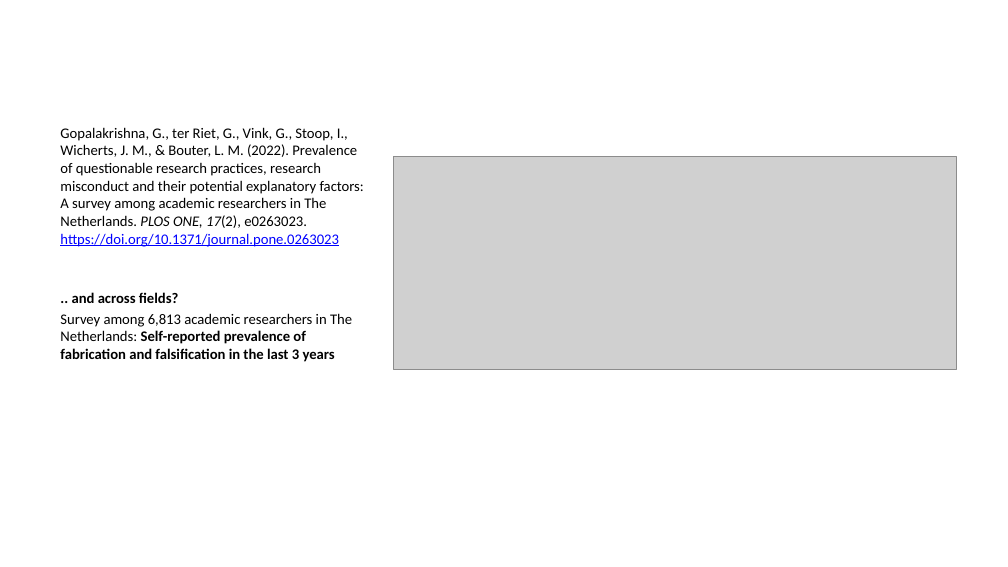
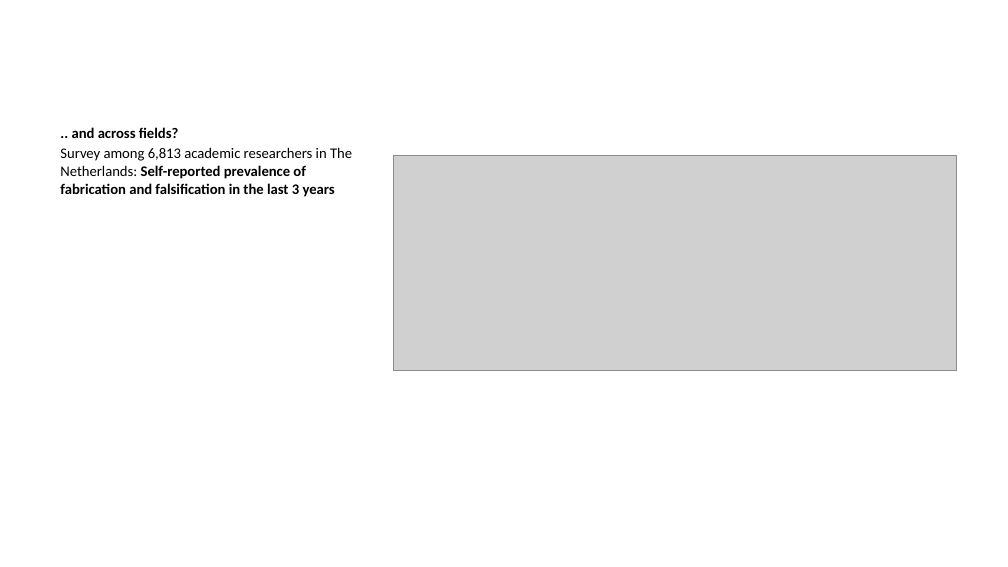
Before and after one commit to lmu-osc/train-the-trainer-student-track-OS, a slide deck: slide 84 of materials/OS-M1/OS-M1-S1-Reproducibility-Replicability/OS-M1-S1-Replicability-slides.pptx (slide 33 before the commit). Drawn at 1008x567 pixels with LibreOffice and Linux fonts; fonts in the diff are those of the drawing; grey boxes stand for pictures. Boxes give left, top, right and bottom in pixels: in the first picture for what was removed or moved away, otherwise in the second. Text is boxed around its words. In the diff, an @@ line names an element or a change of style, - is before the commit and + after.

```diff
--- a/materials/OS-M1/OS-M1-S1-Reproducibility-Replicability/OS-M1-S1-Replicability-slides.pptx
+++ b/materials/OS-M1/OS-M1-S1-Reproducibility-Replicability/OS-M1-S1-Replicability-slides.pptx
@@ text at bbox=[60, 127, 364, 247]: paragraph removed @@
-Gopalakrishna, G., ter Riet, G., Vink, G., Stoop, I., Wicherts, J. M., & Bouter, L. M. (2022). Prevalence of questionable research practices, research misconduct and their potential explanatory factors: A survey among academic researchers in The Netherlands. PLOS ONE, 17(2), e0263023. https://doi.org/10.1371/journal.pone.0263023
```
Also in this commit, not shown: 28 other slides changed, 76 slides added, 5 slides removed, 23 other files.
